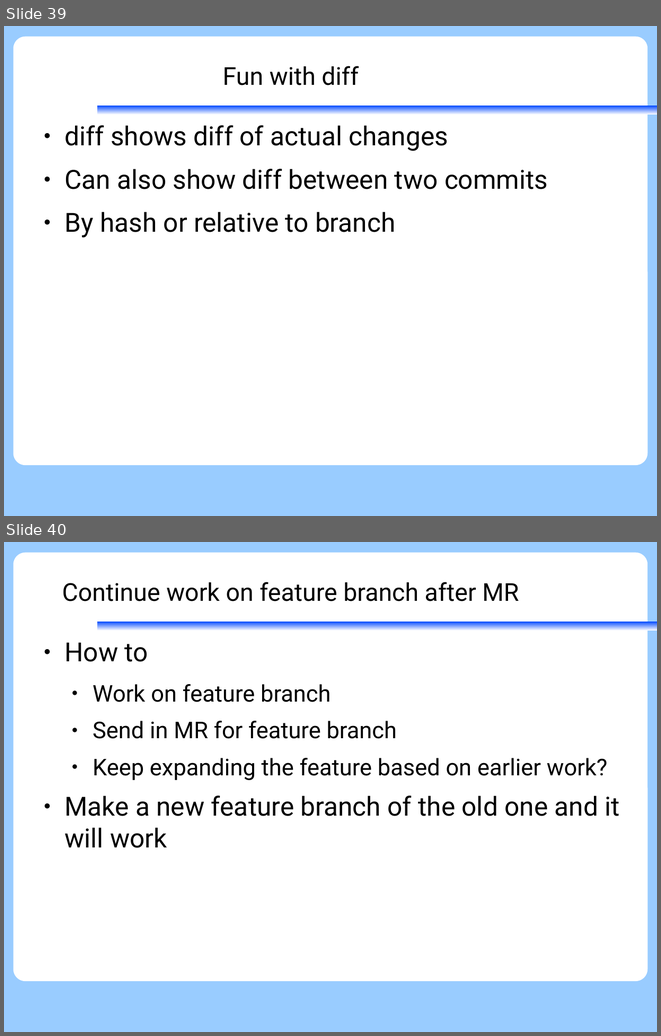
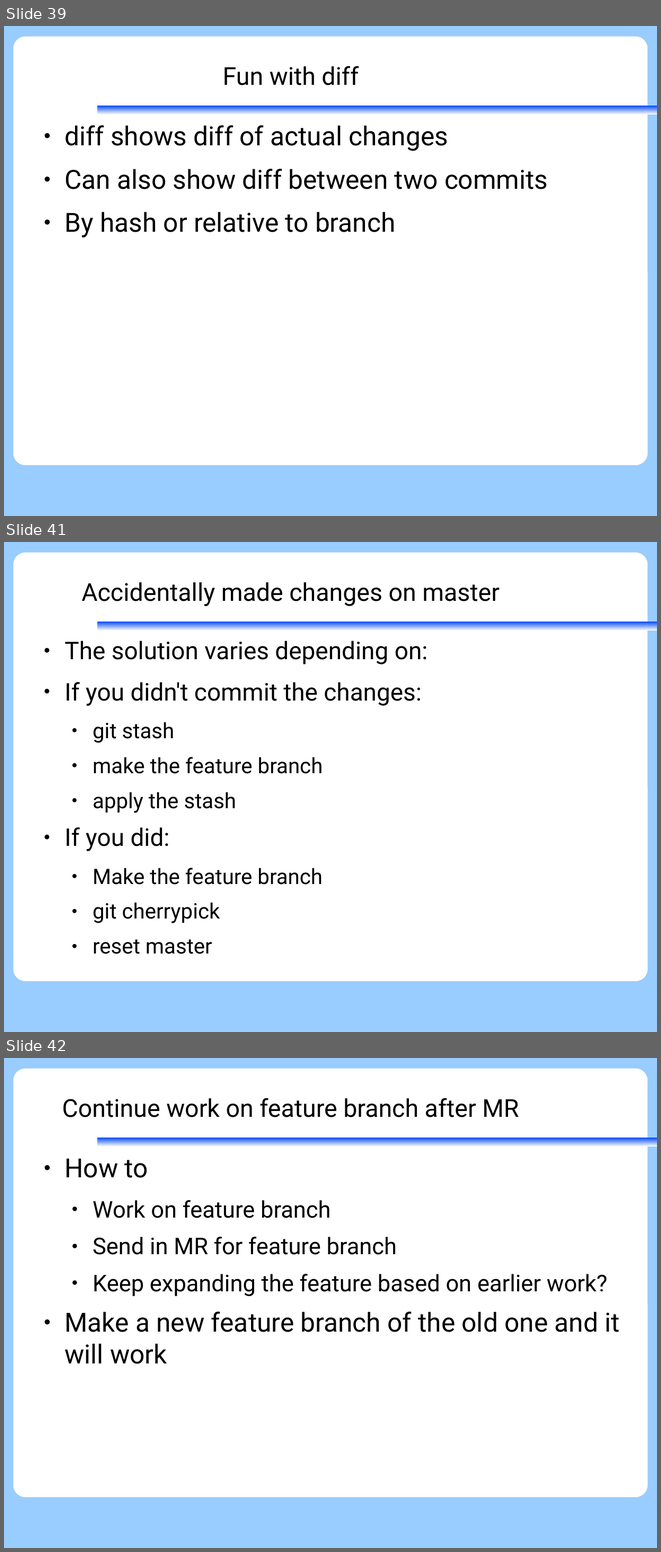
Before and after one commit to KennethNielsen/presentations, a slide deck: gitworkshop/gitworkshop.odp. Shown one above the other, each under a label of ours: slides 39 and 40 before the commit, slides 39, 41 and 42 after it; the slides between them are not shown. The pictures are 661x1036 and 661x1552 pixels, drawn with LibreOffice and Linux fonts; fonts in the diff are those of the drawing; background and template pictures are left out. Boxes give left, top, right and bottom in pixels: in the first picture for what was removed or moved away, otherwise in the second. Text is boxed around its words. In the diff, an @@ line names an element or a change of style, - is before the commit and + after.

```diff
--- a/gitworkshop/gitworkshop.odp
+++ b/gitworkshop/gitworkshop.odp
@@ slide 41 added at bbox=[4, 542, 657, 1032], background #99CCFF; not listed: 2 template elements that a slide beside it also shows @@
@@ title added at bbox=[81, 582, 500, 606], 30 pt, text #000000 @@
+Accidentally made changes on master
@@ text added at bbox=[64, 641, 428, 954], 25.9 pt, text #000000 @@
+● The solution varies depending on:
+● If you didn't commit the changes:
+  ● git stash
+  ● make the feature branch
+  ● apply the stash
+● If you did:
+  ● Make the feature branch
+  ● git cherrypick
+  ● reset master
@@ what was slide 40 is now slide 42 @@
```
Also in this commit, not shown: 3 slides changed, 1 other slide added, 1 other file.
